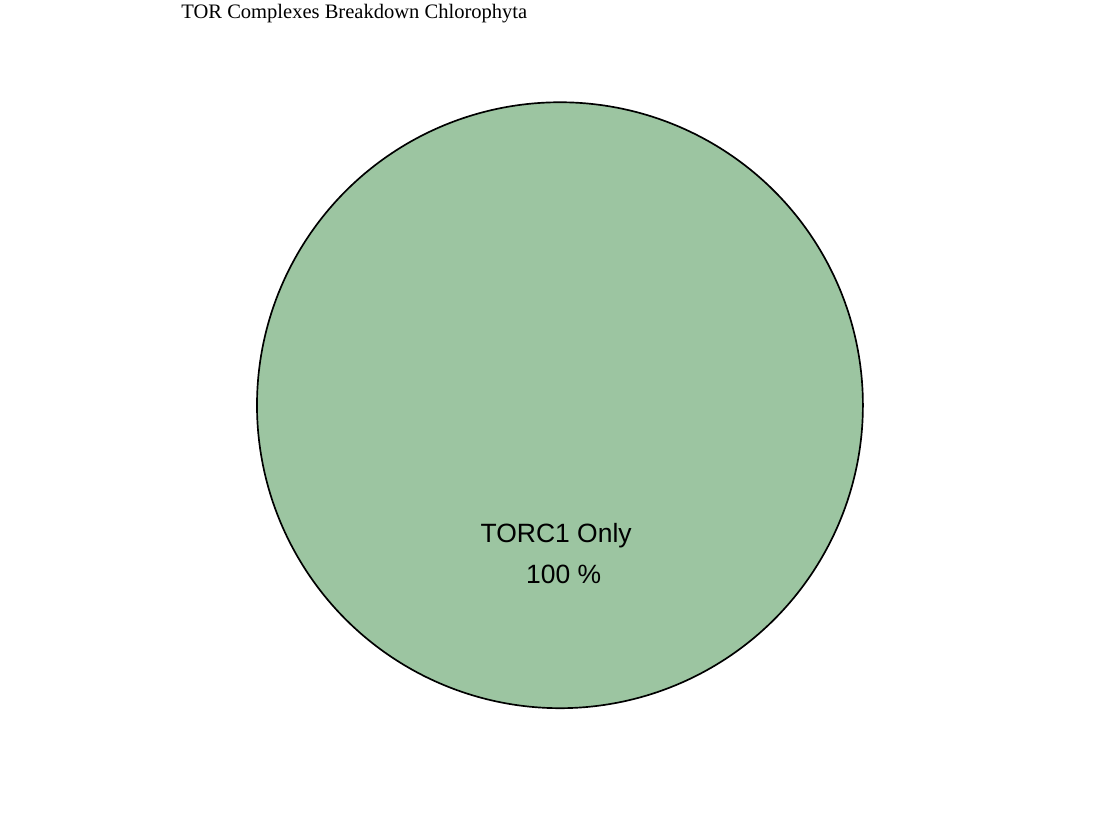
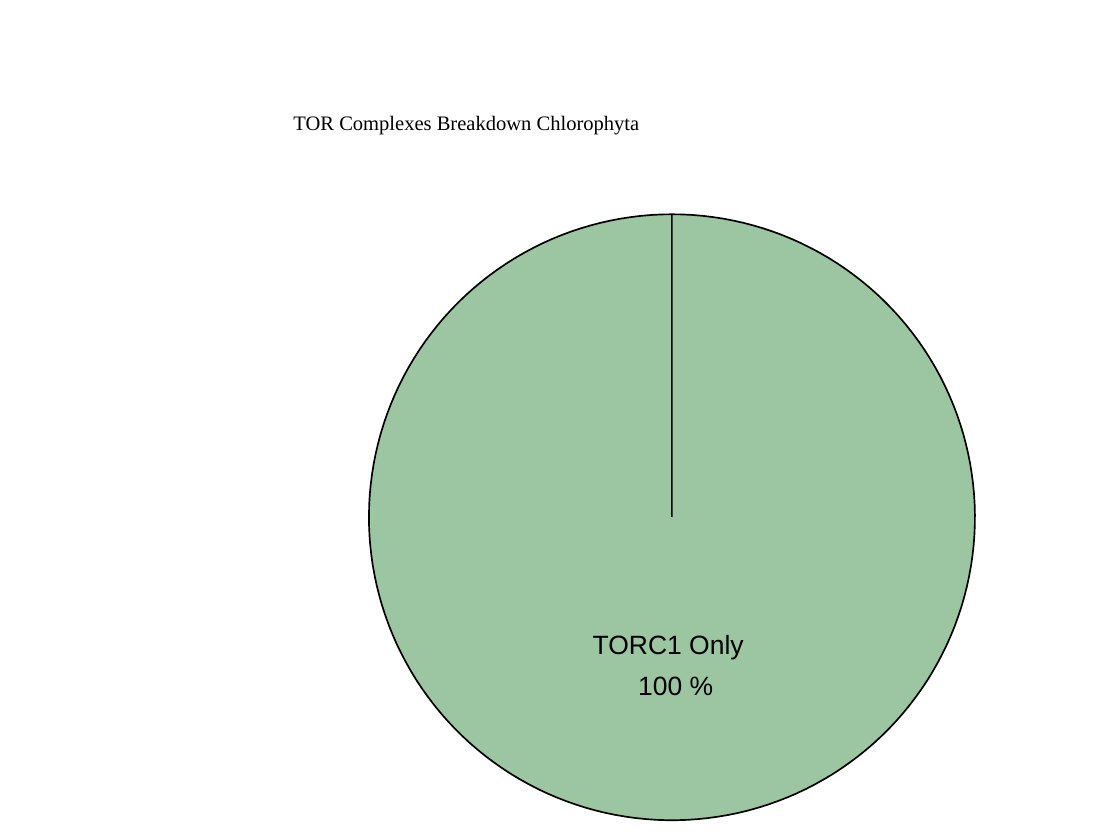
Before and after one commit to Dellaraam/TOR_phylogenetics, a slide deck: slide 1 of Images/Figures_PPT/ComponentsChlorophytaPieChart.pptx. Drawn at 1120x840 pixels with LibreOffice and Linux fonts; fonts in the diff are those of the drawing. Boxes give left, top, right and bottom in pixels: in the first picture for what was removed or moved away, otherwise in the second. Text is boxed around its words. In the diff, an @@ line names an element or a change of style, - is before the commit and + after.

```diff
--- a/Images/Figures_PPT/ComponentsChlorophytaPieChart.pptx
+++ b/Images/Figures_PPT/ComponentsChlorophytaPieChart.pptx
@@ 3 texts, 1 rectangle: place and size @@
-3 texts, 1 rectangle at bbox=[0, 0, 1120, 784]
+3 texts, 1 rectangle at bbox=[112, 112, 1120, 840]
@@ ellipse removed at bbox=[256, 102, 862, 708] @@
@@ freeform shape added at bbox=[368, 214, 974, 820], fill #9CC5A1, outline #000000 1.07 pt @@
```
Also in this commit, not shown: 51 other files.
